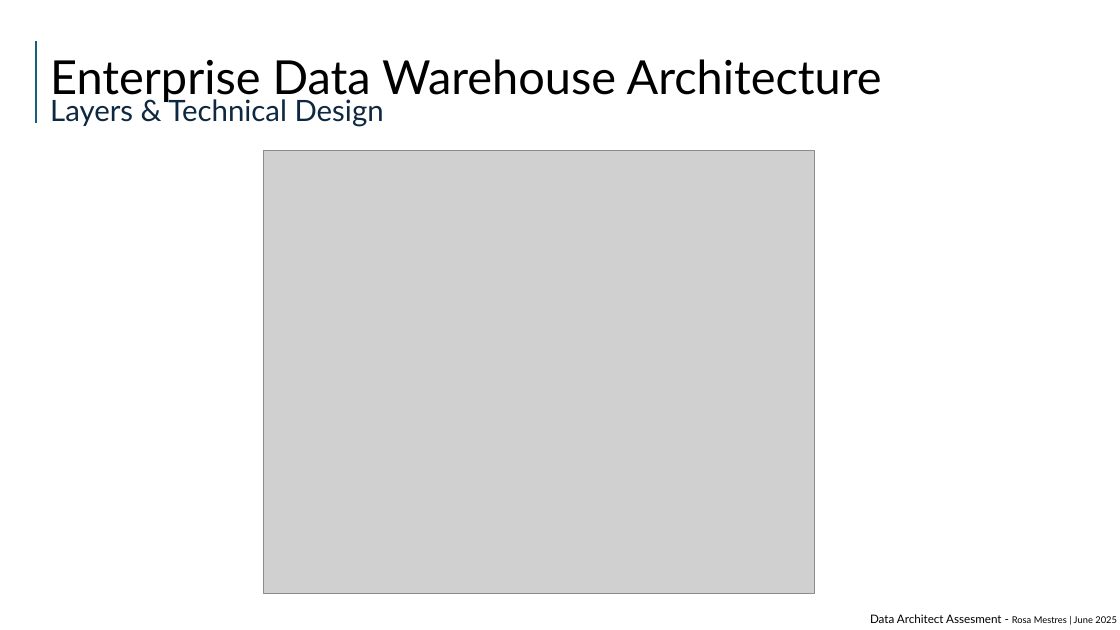
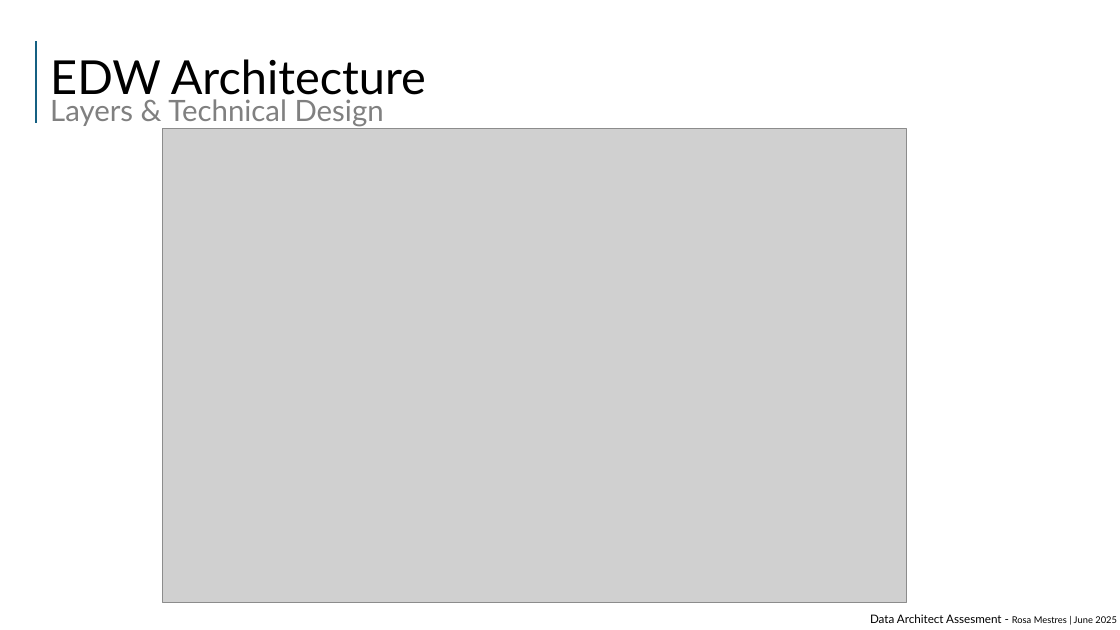
Before and after one commit to rmhuoc/etl_assesment, a slide deck: slide 6 of PyETL/ppt/data_architect_assesment_v1_copy.pptx (slide 5 before the commit). Drawn at 1120x630 pixels with LibreOffice and Linux fonts; fonts in the diff are those of the drawing; grey boxes stand for pictures. Boxes give left, top, right and bottom in pixels: in the first picture for what was removed or moved away, otherwise in the second. Text is boxed around its words. In the diff, an @@ line names an element or a change of style, - is before the commit and + after.

```diff
--- a/PyETL/ppt/data_architect_assesment_v1_copy.pptx
+++ b/PyETL/ppt/data_architect_assesment_v1_copy.pptx
@@ text at (50,59,426,127): text changed; size 40.2 to 25.2 pt; text colour #000000 to #808080 @@
-Enterprise Data Warehouse Architecture
-Layers & Technical Design
+EDW Architecture
+Layers & Technical Design
@@ picture: place and size @@
-picture at (264,151,814,594)
+picture at (162,129,907,602)
```
Also in this commit, not shown: 7 other slides changed, 2 slides added, 1 other file.
